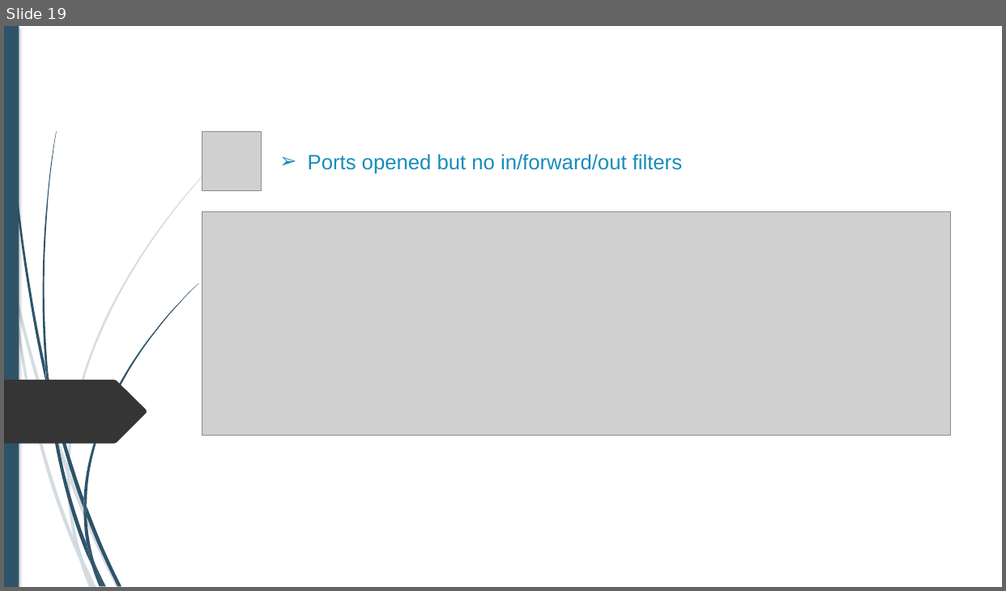
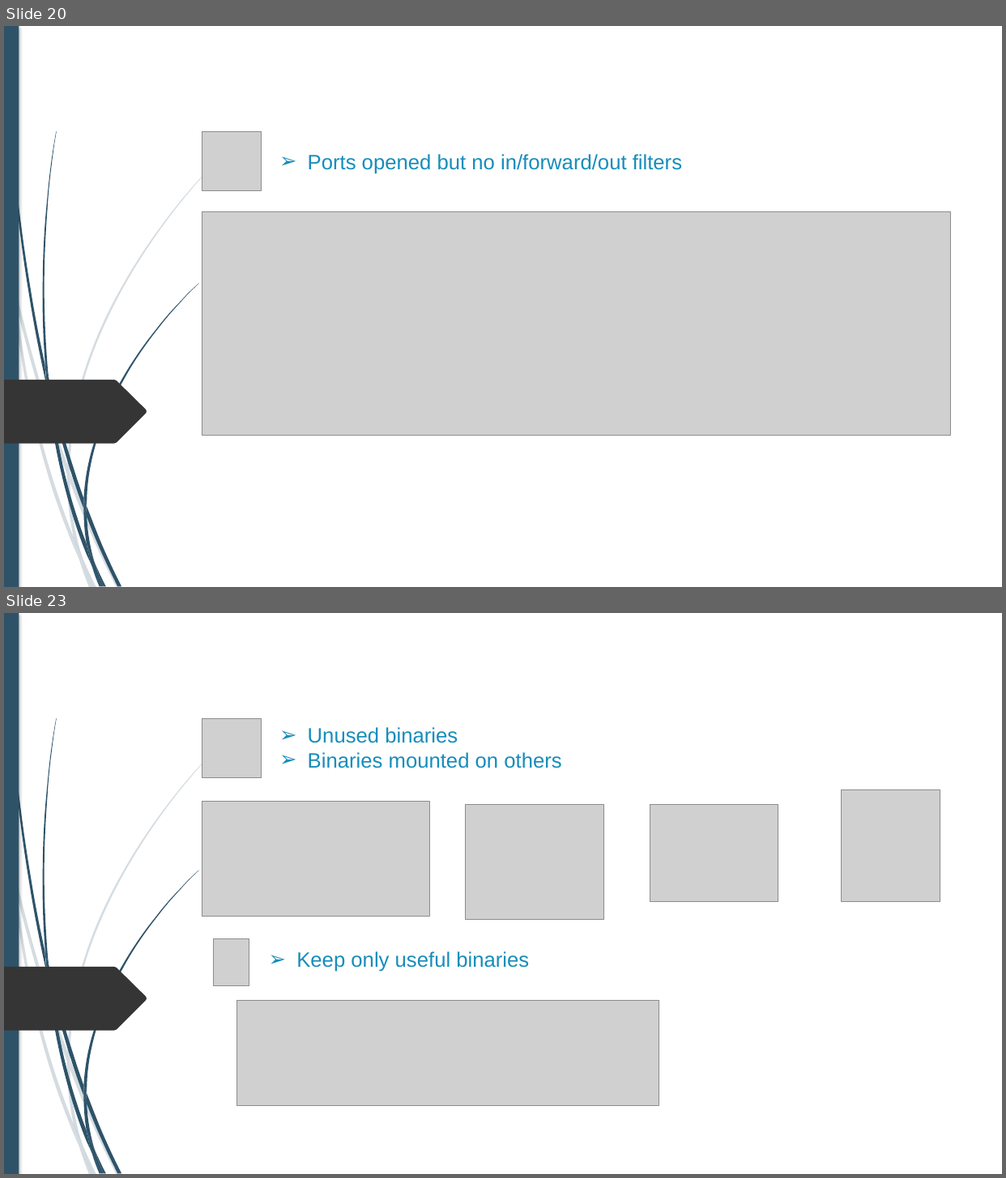
Before and after one commit to alexandreAubois/Secu_linux, a slide deck: Projet-Linux.pptx. Shown one above the other, each under a label of ours: slide 19 before the commit, slides 20 and 23 after it; the slides between them are not shown. The pictures are 1006x591 and 1006x1178 pixels, drawn with LibreOffice and Linux fonts; fonts in the diff are those of the drawing; grey boxes stand for pictures; background and template pictures are left out. Boxes give left, top, right and bottom in pixels: in the first picture for what was removed or moved away, otherwise in the second. Text is boxed around its words. In the diff, an @@ line names an element or a change of style, - is before the commit and + after.

```diff
--- a/Projet-Linux.pptx
+++ b/Projet-Linux.pptx
@@ slide 23 added at <box>4,613,1002,1174</box>, background #FFFFFF; not listed: 24 template elements that a slide beside it also shows @@
@@ picture added at <box>202,718,262,778</box> @@
@@ text added at <box>308,727,561,769</box>, 20 pt, text #178DBB @@
+➢ Unused binaries
+➢ Binaries mounted on others
@@ picture added at <box>202,801,429,916</box> @@
@@ picture added at <box>466,805,603,920</box> @@
@@ picture added at <box>650,805,778,902</box> @@
@@ picture added at <box>841,790,940,902</box> @@
@@ picture added at <box>214,939,249,986</box> @@
@@ text added at <box>296,952,529,972</box>, 20 pt, text #178DBB @@
+➢ Keep only useful binaries
@@ picture added at <box>236,1001,659,1105</box> @@
@@ what was slide 19 is now slide 20 @@
```
Also in this commit, not shown: 5 slides changed, 9 other slides added.
